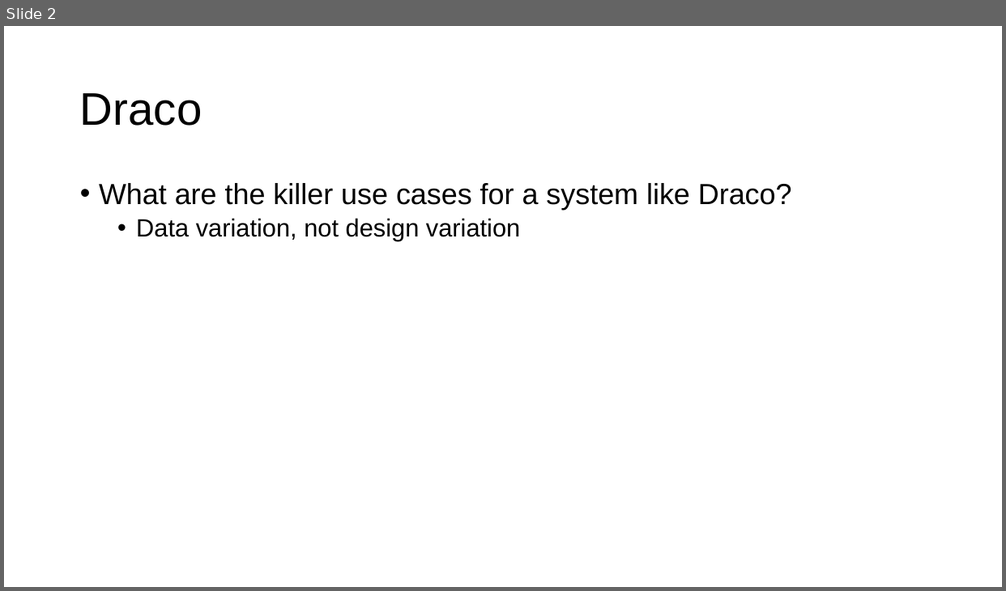
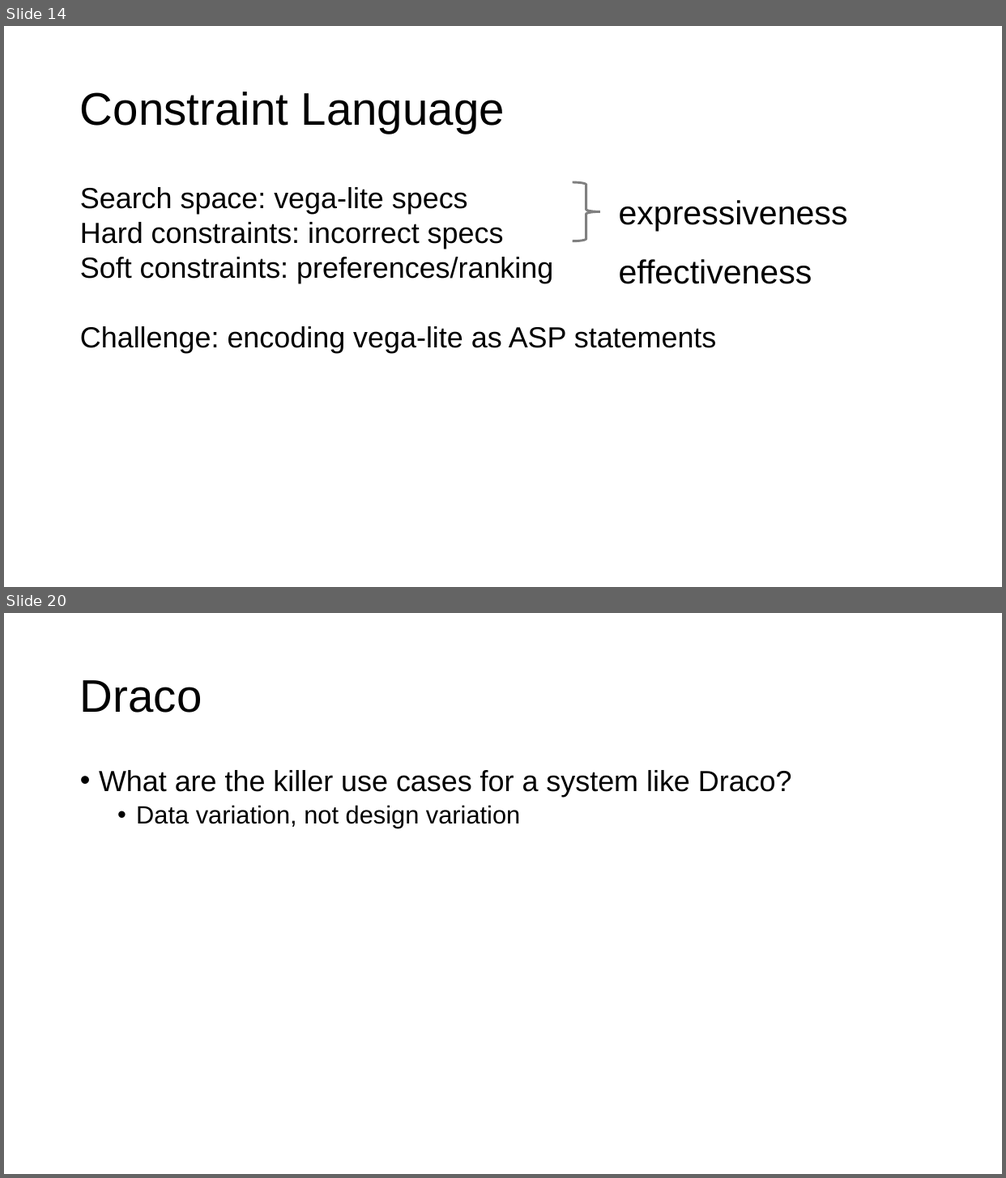
Before and after one commit to columbiaviz/columbiaviz.github.io, a slide deck: 2020s_w6998/lecs/04_rec.pptx. Shown one above the other, each under a label of ours: slide 2 before the commit, slides 14 and 20 after it; the slides between them are not shown. The pictures are 1006x591 and 1006x1178 pixels, drawn with LibreOffice and Linux fonts; fonts in the diff are those of the drawing; background and template pictures are left out. Boxes give left, top, right and bottom in pixels: in the first picture for what was removed or moved away, otherwise in the second. Text is boxed around its words. In the diff, an @@ line names an element or a change of style, - is before the commit and + after.

```diff
--- a/2020s_w6998/lecs/04_rec.pptx
+++ b/2020s_w6998/lecs/04_rec.pptx
@@ slide 14 added at bbox=[4, 26, 1002, 587], background #FFFFFF @@
@@ title added at bbox=[80, 92, 505, 133], 44 pt, text #000000 @@
+Constraint Language
@@ text added at bbox=[80, 187, 717, 353], 28 pt, text #000000 @@
+Search space: vega-lite specs
+Hard constraints: incorrect specs
+Soft constraints: preferences/ranking
+Challenge: encoding vega-lite as ASP statements
@@ right brace added at bbox=[572, 182, 600, 241], outline #808080 2.25 pt @@
@@ text added at bbox=[619, 200, 848, 231], 32 pt, text #000000 @@
+expressiveness
@@ text added at bbox=[619, 259, 812, 284], 32 pt, text #000000 @@
+effectiveness
@@ what was slide 2 is now slide 20 @@
```
Also in this commit, not shown: 2 slides changed, 18 other slides added.
